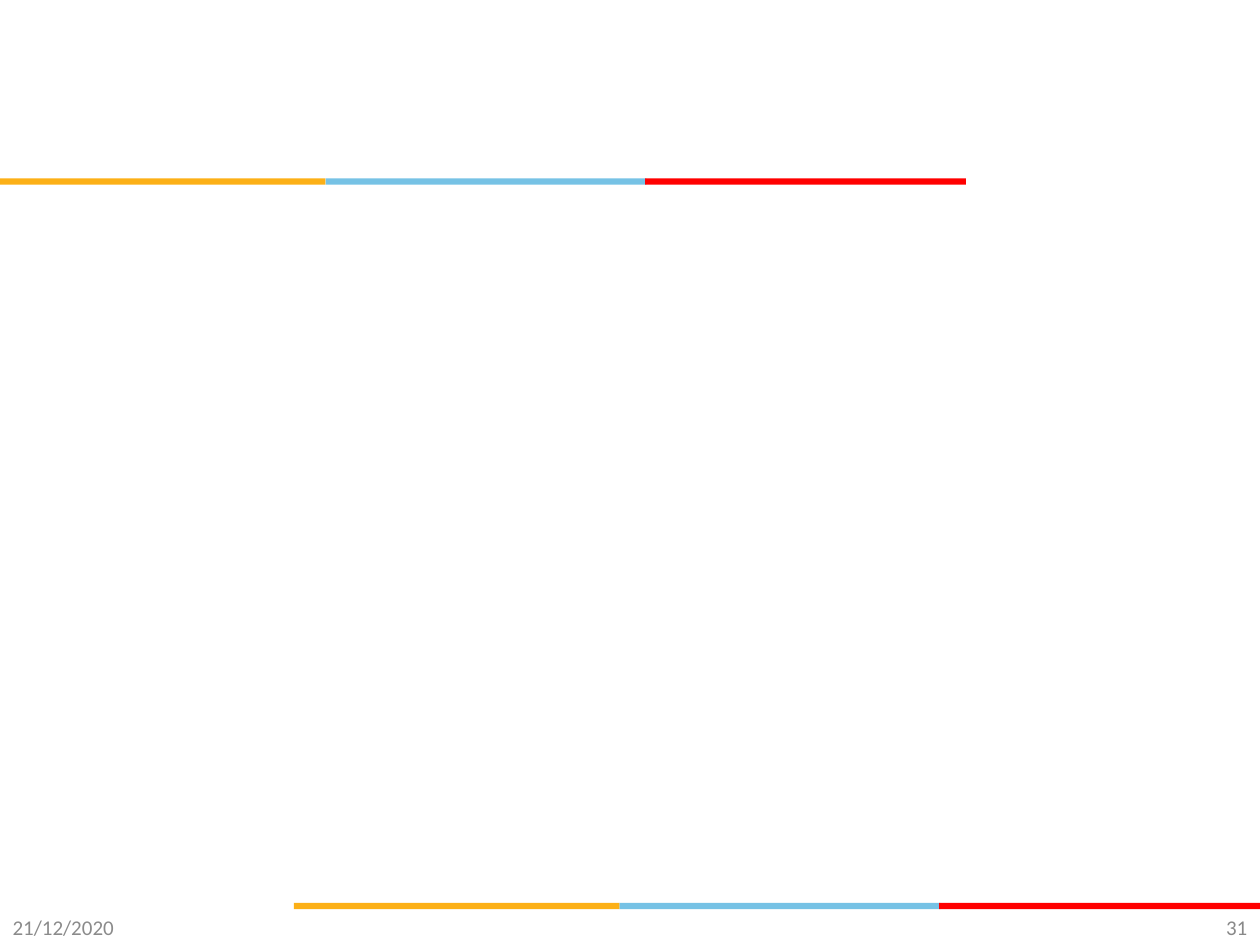
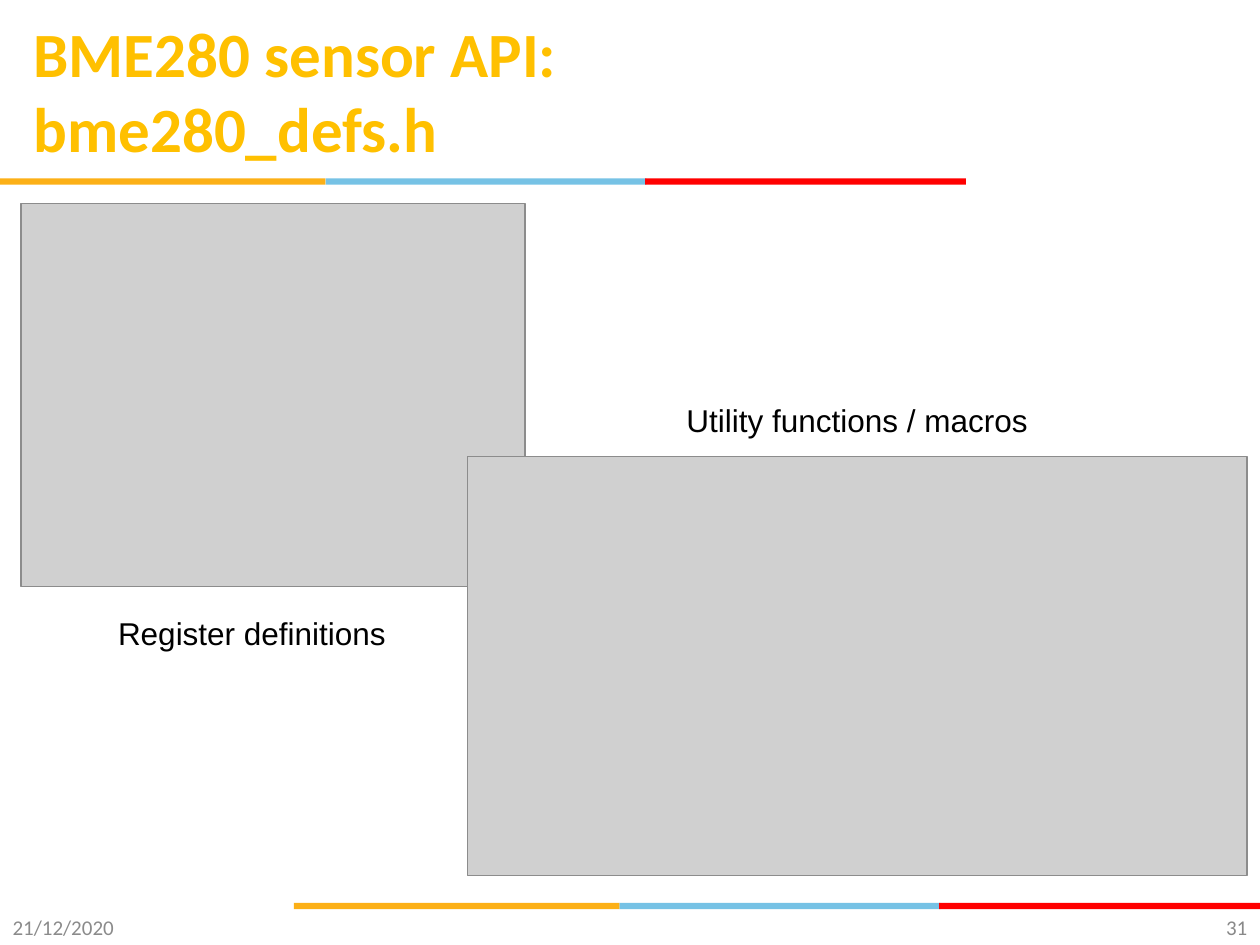
Before and after one commit to gsaurabhr-teaching/csg523-material, a slide deck: slide 31 of Lec-13-16-firmware-architecture.pptx. Drawn at 1260x945 pixels with LibreOffice and Linux fonts; fonts in the diff are those of the drawing; grey boxes stand for pictures; background and template pictures are left out. Boxes give left, top, right and bottom in pixels: in the first picture for what was removed or moved away, otherwise in the second. Text is boxed around its words. In the diff, an @@ line names an element or a change of style, - is before the commit and + after.

```diff
--- a/Lec-13-16-firmware-architecture.pptx
+++ b/Lec-13-16-firmware-architecture.pptx
@@ title added at (x1=34, y1=33, x2=557, y2=161), 36 pt, text #FFC000, bold @@
+BME280 sensor API:
+bme280_defs.h
@@ picture added at (x1=21, y1=203, x2=525, y2=586) @@
@@ text added at (x1=686, y1=409, x2=1027, y2=438), 18 pt, text #000000 @@
+Utility functions / macros
@@ picture added at (x1=467, y1=456, x2=1247, y2=874) @@
@@ text added at (x1=118, y1=622, x2=386, y2=651), 18 pt, text #000000 @@
+Register definitions
```
Also in this commit, not shown: 1 other slide changed, 13 slides added, 8 slides removed.
